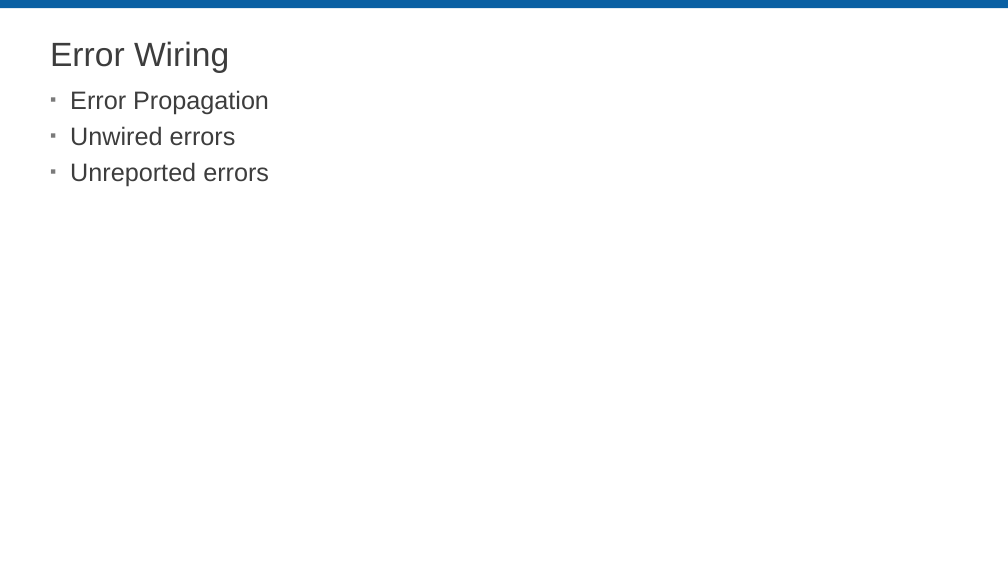
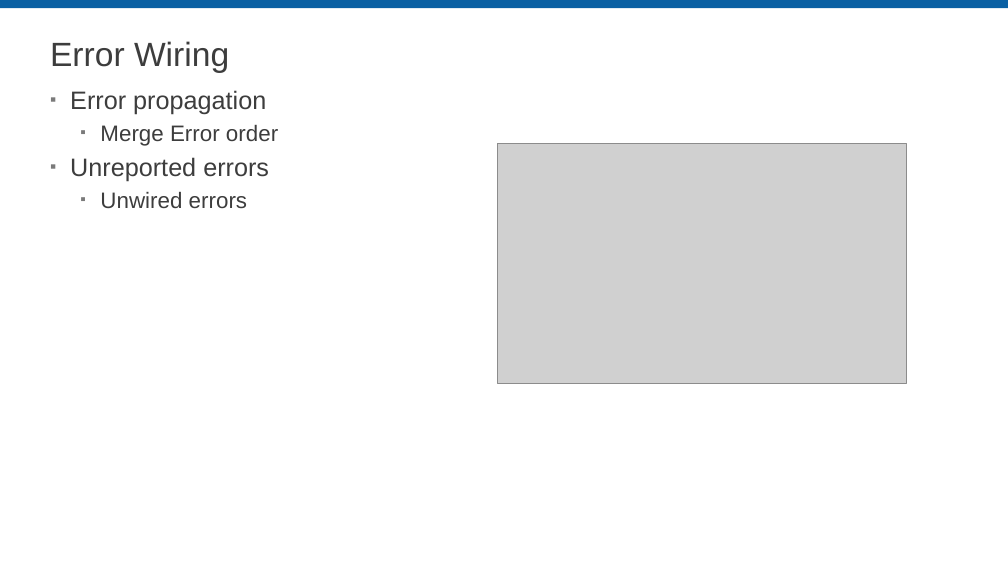
Before and after one commit to LabVIEW-DCAF/Documentation, a slide deck: slide 8 of Trunk/Getting Started Material/DCAF Training/8 Debugging DCAF.pptx. Drawn at 1008x567 pixels with LibreOffice and Linux fonts; fonts in the diff are those of the drawing; grey boxes stand for pictures; background and template pictures are left out. Boxes give left, top, right and bottom in pixels: in the first picture for what was removed or moved away, otherwise in the second. Text is boxed around its words. In the diff, an @@ line names an element or a change of style, - is before the commit and + after.

```diff
--- a/Trunk/Getting Started Material/DCAF Training/8 Debugging DCAF.pptx
+++ b/Trunk/Getting Started Material/DCAF Training/8 Debugging DCAF.pptx
@@ text at <box>70,90,278,182</box>: text changed @@
-▪ Error Propagation
+▪ Error propagation
+  ▪ Merge Error order
+▪ Unreported errors
@@ picture added at <box>498,144,907,383</box> @@
@@ text at <box>70,162,269,186</box>: paragraph removed @@
-▪ Unreported errors
@@ text at <box>100,192,247,208</box>: size 24 to 21.3 pt in "Unwired errors"; list level 1 to 2 in "Unwired errors"; line spacing 1 to 0.9 @@
```
Also in this commit, not shown: 5 other slides changed, 14 slides added, 5 slides removed.
